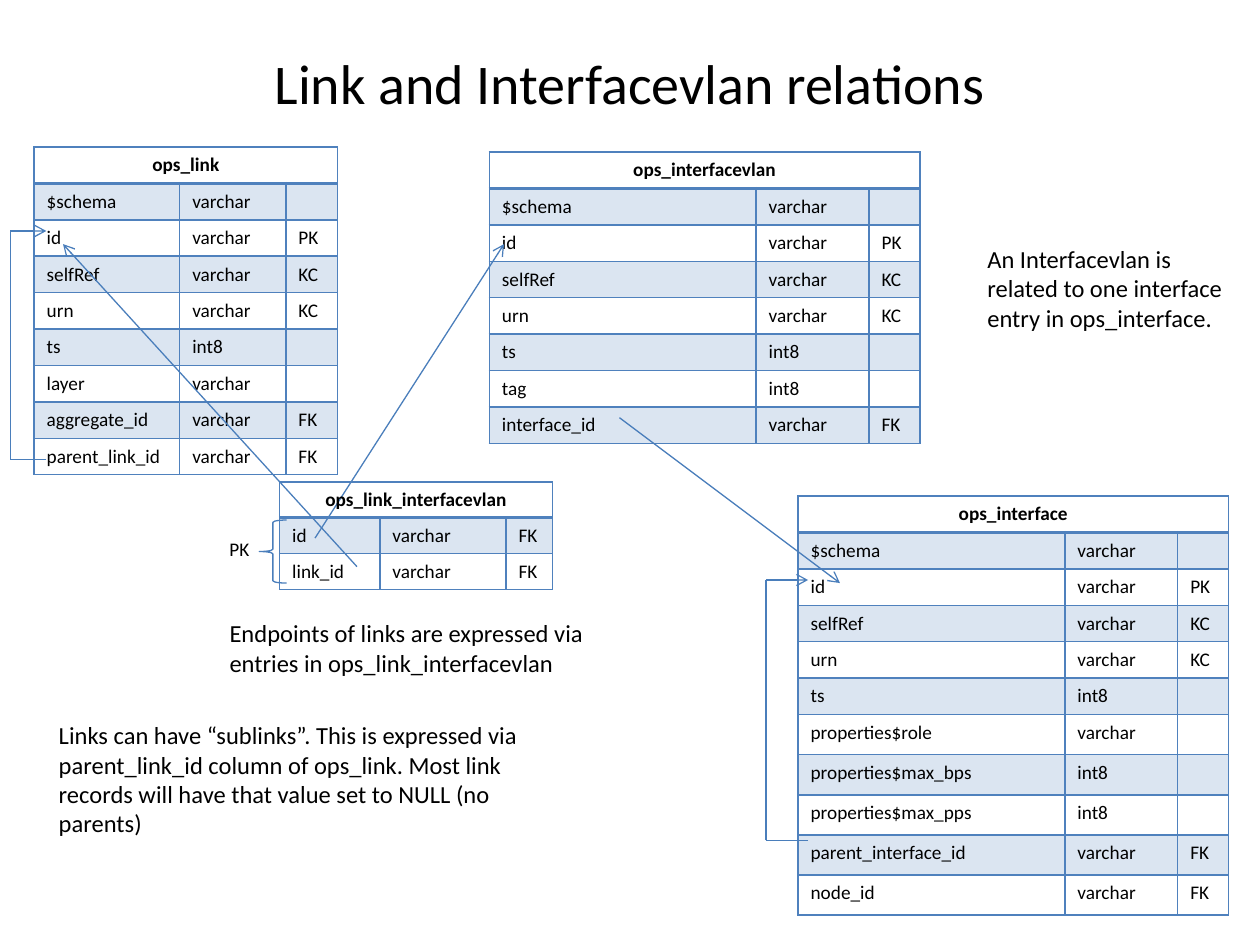
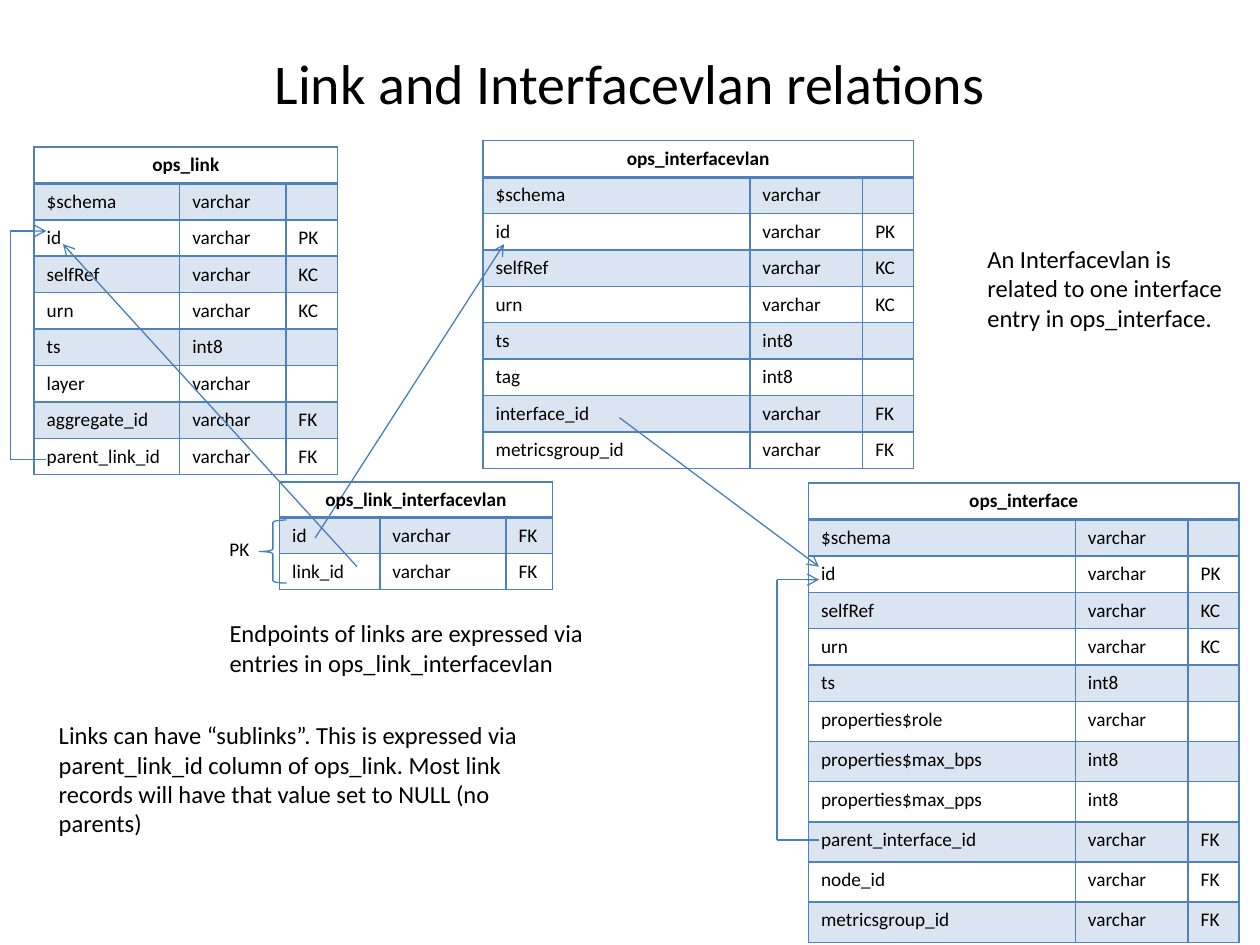
Before and after one commit to tcmitchell/geni-ops-monitoring, a slide deck: slide 4 of doc/slides/Ops Monitoring Tables relations.pptm. Drawn at 1260x945 pixels with LibreOffice and Linux fonts; fonts in the diff are those of the drawing. Boxes give left, top, right and bottom in pixels: in the first picture for what was removed or moved away, otherwise in the second. Text is boxed around its words. In the diff, an @@ line names an element or a change of style, - is before the commit and + after.

Commit message:
Added slides for metrics group tables.

```diff
--- a/doc/slides/Ops Monitoring Tables relations.pptm
+++ b/doc/slides/Ops Monitoring Tables relations.pptm
@@ table at [483, 141, 914, 464] @@
+row 9: metricsgroup_id | varchar | FK
@@ table: place and size @@
-table at [489, 152, 920, 438]
+table at [483, 141, 914, 464]
@@ arrow moved from (620, 417) - (840, 583) to (620, 417) - (819, 567) @@
@@ table at [809, 483, 1240, 937] @@
+row 12: metricsgroup_id | varchar | FK
@@ table: place and size @@
-table at [798, 496, 1228, 911]
+table at [809, 483, 1240, 937]
@@ 2 lines, 1 arrow: place and size @@
-2 lines, 1 arrow at [766, 580, 808, 840]
+2 lines, 1 arrow at [777, 580, 819, 840]
```
Also in this commit, not shown: 9 other slides changed, 5 slides added.
